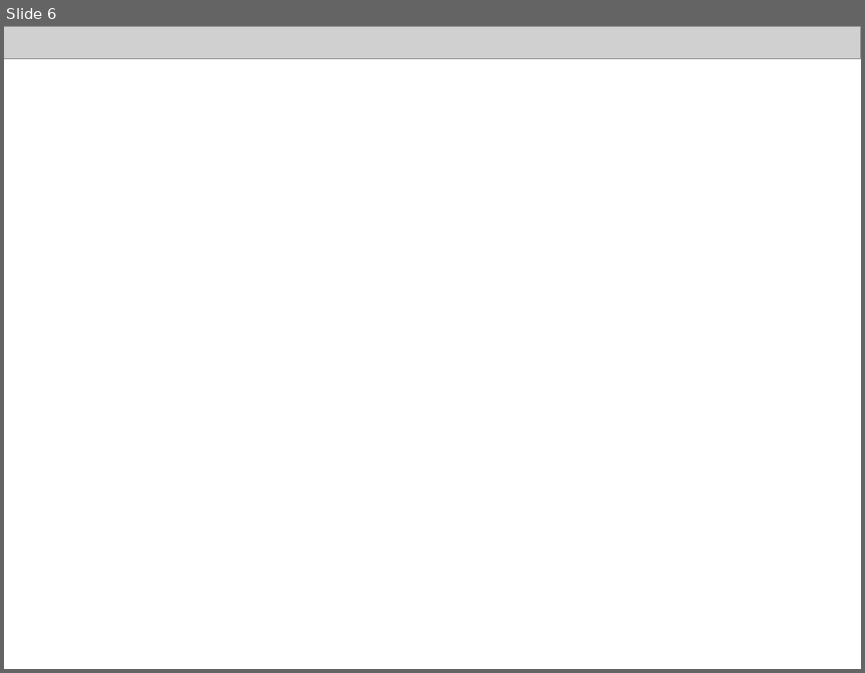
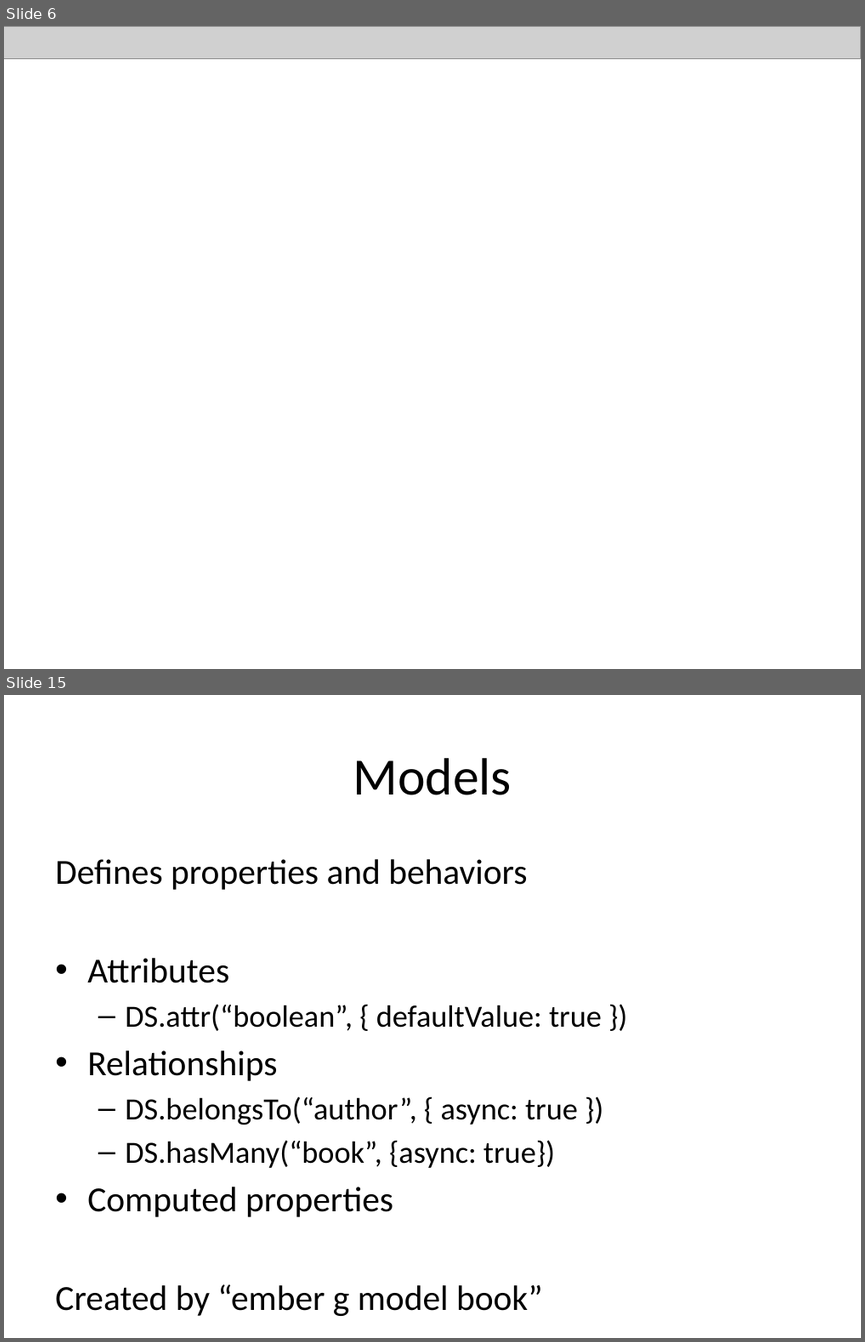
Before and after one commit to cah-brian-gantzler/ember-data-demo1, a slide deck: ember-data-demo1.pptx. Shown one above the other, each under a label of ours: slide 6 before the commit, slides 6 and 15 after it; the slides between them are not shown. The pictures are 865x673 and 865x1342 pixels, drawn with LibreOffice and Linux fonts; fonts in the diff are those of the drawing; grey boxes stand for pictures; background and template pictures are left out. Boxes give left, top, right and bottom in pixels: in the first picture for what was removed or moved away, otherwise in the second. Text is boxed around its words. In the diff, an @@ line names an element or a change of style, - is before the commit and + after.

```diff
--- a/ember-data-demo1.pptx
+++ b/ember-data-demo1.pptx
@@ slide 15 added at (x1=4, y1=695, x2=861, y2=1338), background #FFFFFF @@
@@ title added at (x1=353, y1=758, x2=511, y2=795), 44 pt, text #000000 @@
+Models
@@ text added at (x1=55, y1=859, x2=602, y2=1315), 25.9 pt, text #000000 @@
+Defines properties and behaviors
+• Attributes
+  – DS.attr(“boolean”, { defaultValue: true })
+• Relationships
+  – DS.belongsTo(“author”, { async: true })
+  – DS.hasMany(“book”, {async: true})
+• Computed properties
+Created by “ember g model book”
```
Also in this commit, not shown: 4 slides changed, 26 other slides added, 1 slide removed.
